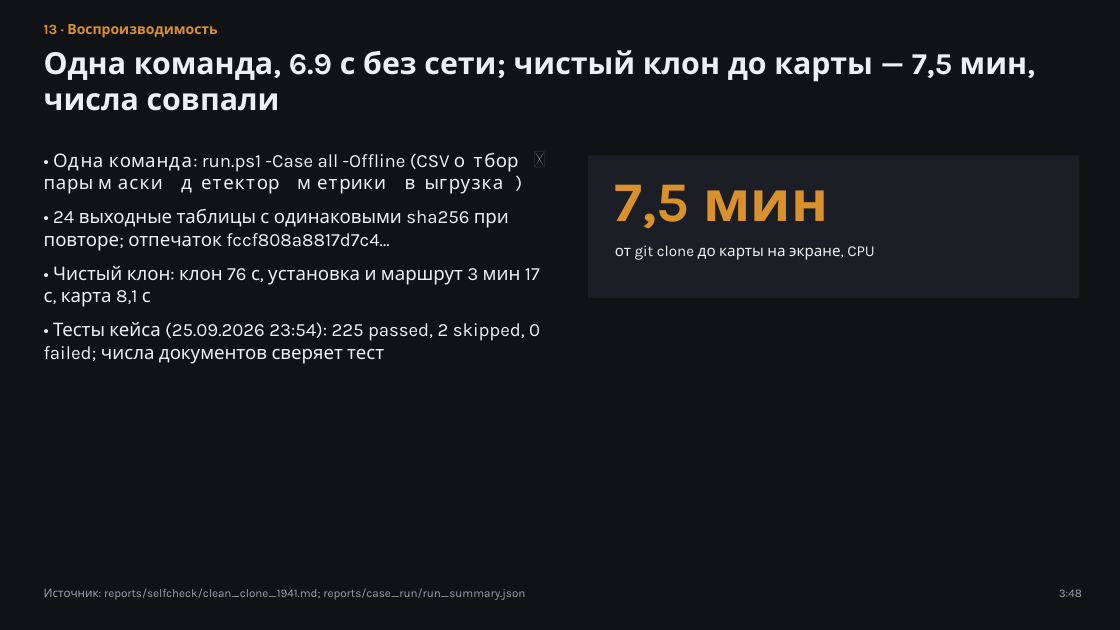
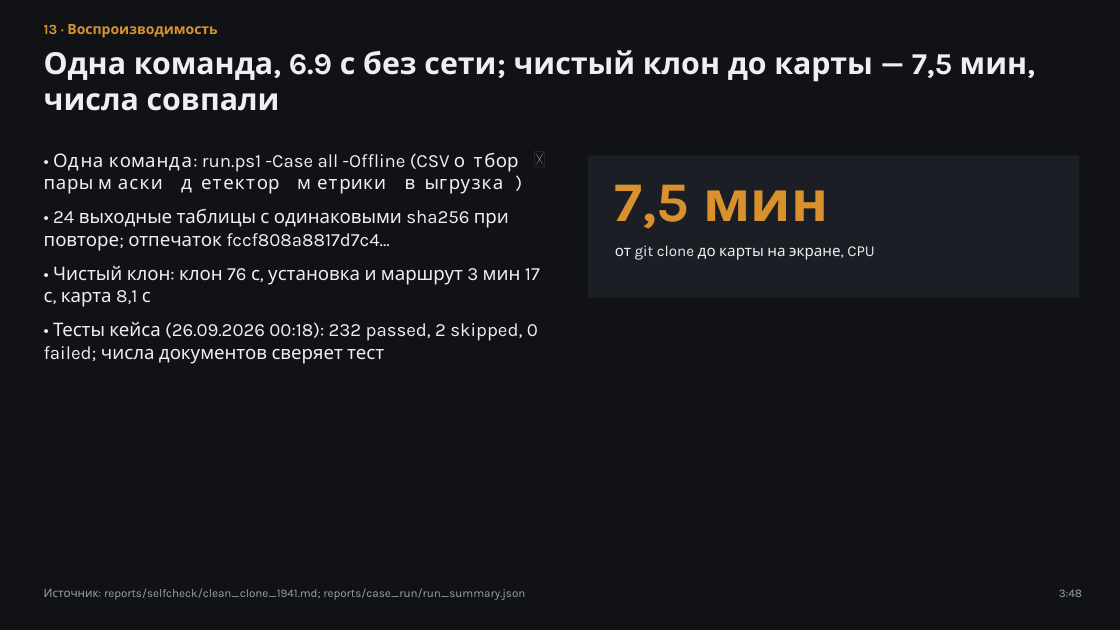
Before and after one commit to azama2t/final-cosmohack, a slide deck: slide 13 of reports/case_deck.pptx. Drawn at 1120x630 pixels with LibreOffice and Linux fonts; fonts in the diff are those of the drawing. Boxes give left, top, right and bottom in pixels: in the first picture for what was removed or moved away, otherwise in the second. Text is boxed around its words. In the diff, an @@ line names an element or a change of style, - is before the commit and + after.

```diff
--- a/reports/case_deck.pptx
+++ b/reports/case_deck.pptx
@@ text at bbox=[44, 322, 538, 364]: text changed @@
-• Тесты кейса (25.09.2026 23:54): 225 passed, 2 skipped, 0 failed; числа документов сверяет тест
+• Тесты кейса (26.09.2026 00:18): 232 passed, 2 skipped, 0 failed; числа документов сверяет тест
```
Also in this commit, not shown: 2 other slides changed, 16 other files.
